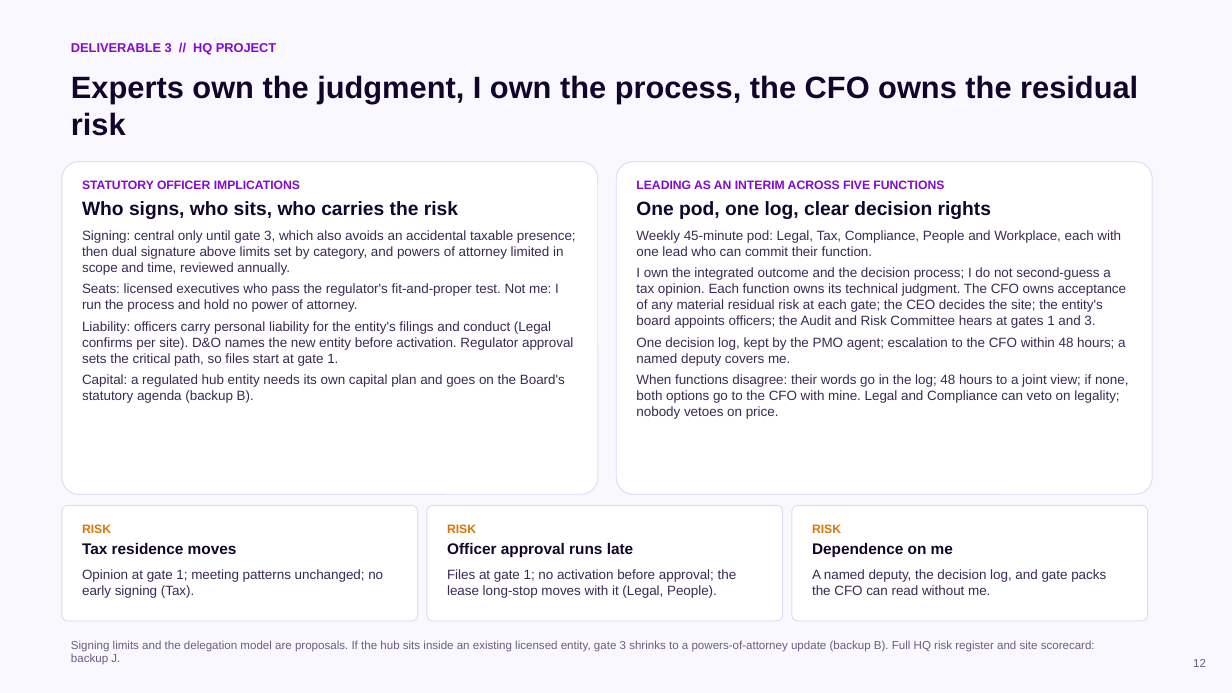
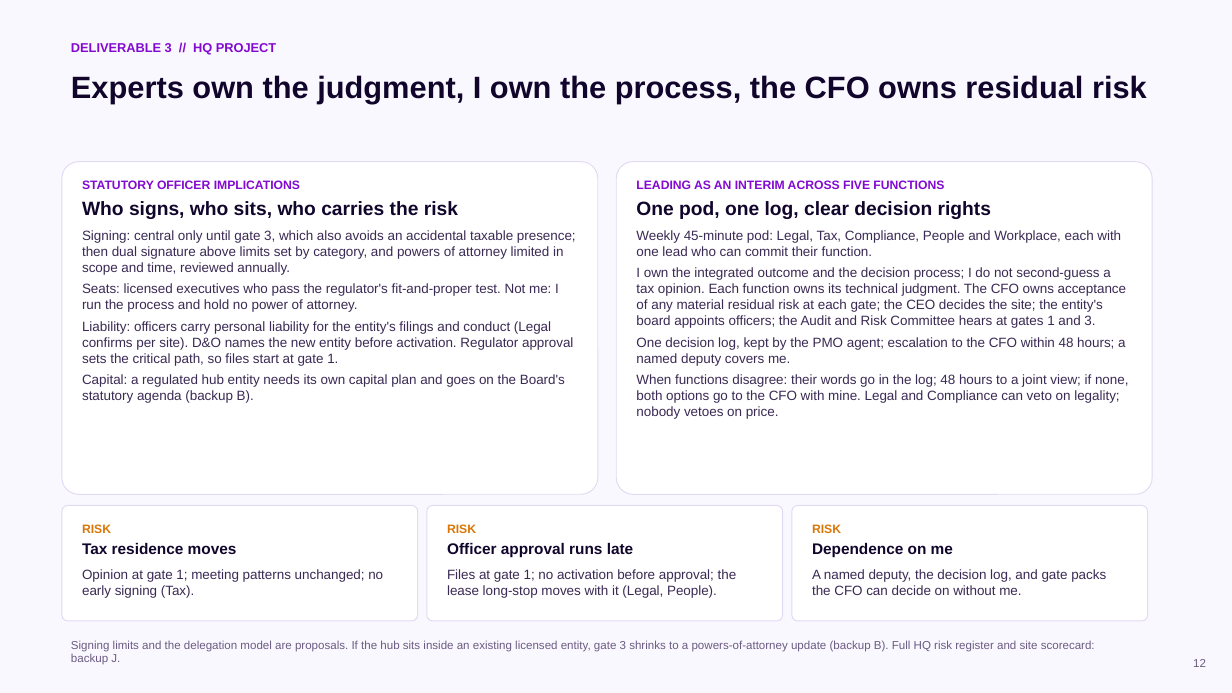
Before and after one commit to cmx24/business-case, a slide deck: slide 12 of deck/CFO_CoS_deck_v8.pptx. Drawn at 1232x693 pixels with LibreOffice and Linux fonts; fonts in the diff are those of the drawing. Boxes give left, top, right and bottom in pixels: in the first picture for what was removed or moved away, otherwise in the second. Text is boxed around its words. In the diff, an @@ line names an element or a change of style, - is before the commit and + after.

```diff
--- a/deck/CFO_CoS_deck_v8.pptx
+++ b/deck/CFO_CoS_deck_v8.pptx
@@ text at [71, 75, 1147, 103]: text changed @@
-Experts own the judgment, I own the process, the CFO owns the residual risk
+Experts own the judgment, I own the process, the CFO owns residual risk
@@ text at [812, 569, 1106, 595]: text changed @@
-A named deputy, the decision log, and gate packs the CFO can read without me.
+A named deputy, the decision log, and gate packs the CFO can decide on without me.
```
Also in this commit, not shown: 7 other slides changed, 7 other files.
